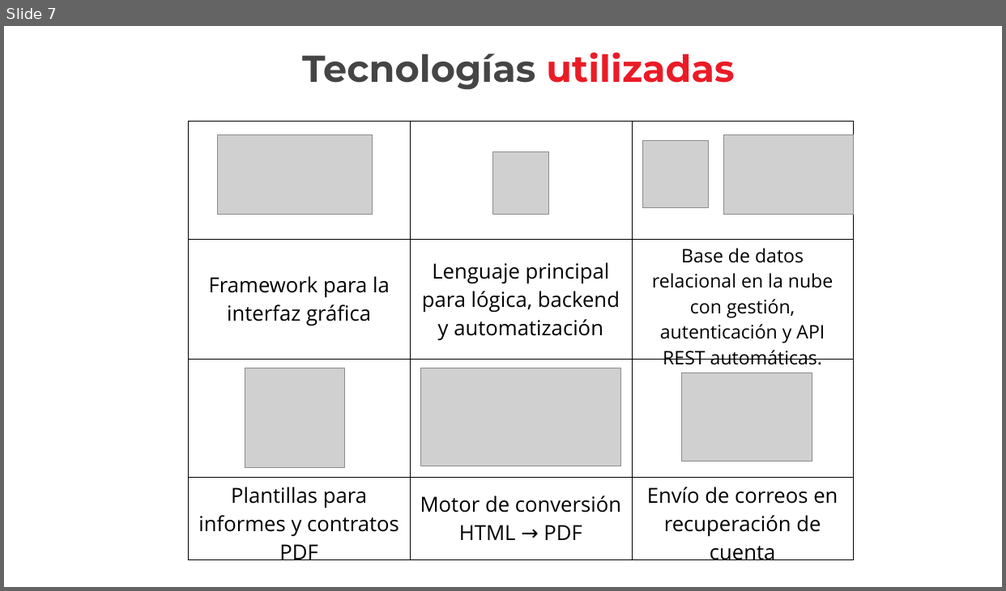
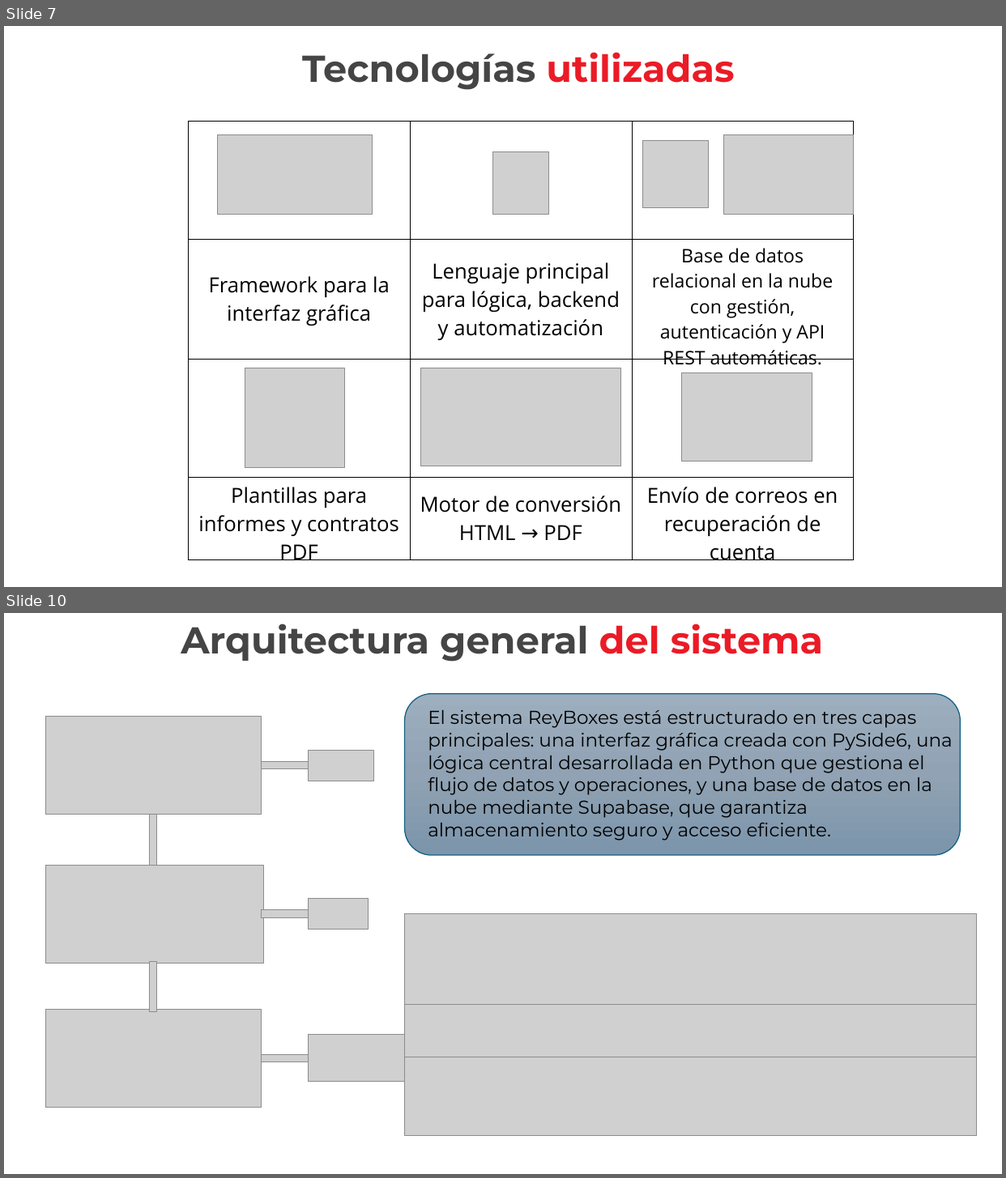
Before and after one commit to AlvaroGT17/PFDG, a slide deck: Documentacion/Presentacion power point/ReyBoxes - Sistema de Gestión de Taller Mecánico.pptx. Shown one above the other, each under a label of ours: slide 7 before the commit, slides 7 and 10 after it; the slides between them are not shown. The pictures are 1006x591 and 1006x1178 pixels, drawn with LibreOffice and Linux fonts; fonts in the diff are those of the drawing; grey boxes stand for pictures; background and template pictures are left out. Boxes give left, top, right and bottom in pixels: in the first picture for what was removed or moved away, otherwise in the second. Text is boxed around its words. In the diff, an @@ line names an element or a change of style, - is before the commit and + after.

```diff
--- a/Documentacion/Presentacion power point/ReyBoxes - Sistema de Gestión de Taller Mecánico.pptx
+++ b/Documentacion/Presentacion power point/ReyBoxes - Sistema de Gestión de Taller Mecánico.pptx
@@ slide 10 added at (x1=4, y1=613, x2=1002, y2=1174), background picture (left out) @@
@@ text added at (x1=181, y1=624, x2=823, y2=662), 36 pt, text #454545, bold @@
+Arquitectura general del sistema
@@ rounded rectangle added at (x1=404, y1=694, x2=960, y2=855), fill gradient #9EAFBF to #91A3B4 to #7C95AB, outline #156082 1 pt @@
@@ picture added at (x1=46, y1=717, x2=262, y2=815) @@
@@ text added at (x1=428, y1=710, x2=953, y2=841), 18 pt, text #000000 @@
+El sistema ReyBoxes está estructurado en tres capas principales: una interfaz gráfica creada con PySide6, una lógica central desarrollada en Python que gestiona el flujo de datos y operaciones, y una base de datos en la nube mediante Supabase, que garantiza almacenamiento seguro y acceso eficiente.
@@ picture added at (x1=309, y1=750, x2=374, y2=781) @@
@@ picture added at (x1=261, y1=761, x2=308, y2=769) @@
@@ picture added at (x1=149, y1=815, x2=157, y2=865) @@
@@ picture added at (x1=45, y1=865, x2=264, y2=964) @@
@@ picture added at (x1=309, y1=899, x2=368, y2=930) @@
@@ picture added at (x1=261, y1=910, x2=308, y2=918) @@
@@ picture added at (x1=404, y1=914, x2=978, y2=1007) @@
@@ picture added at (x1=149, y1=962, x2=157, y2=1013) @@
@@ picture added at (x1=45, y1=1009, x2=261, y2=1108) @@
@@ picture added at (x1=404, y1=1005, x2=978, y2=1061) @@
@@ picture added at (x1=309, y1=1035, x2=405, y2=1082) @@
@@ picture added at (x1=261, y1=1054, x2=308, y2=1063) @@
@@ picture added at (x1=404, y1=1058, x2=977, y2=1135) @@
```
Also in this commit, not shown: 2 slides changed, 3 other slides added, 10 other files.
